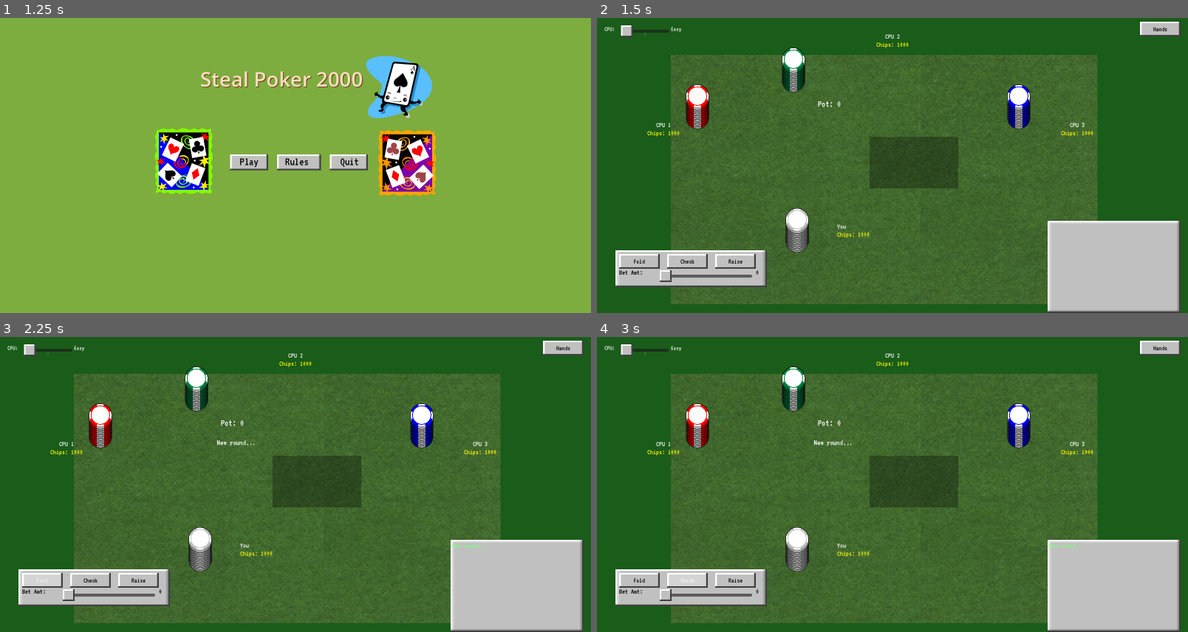
Above: before the commit, frames 1-4 (two rows, left to right).
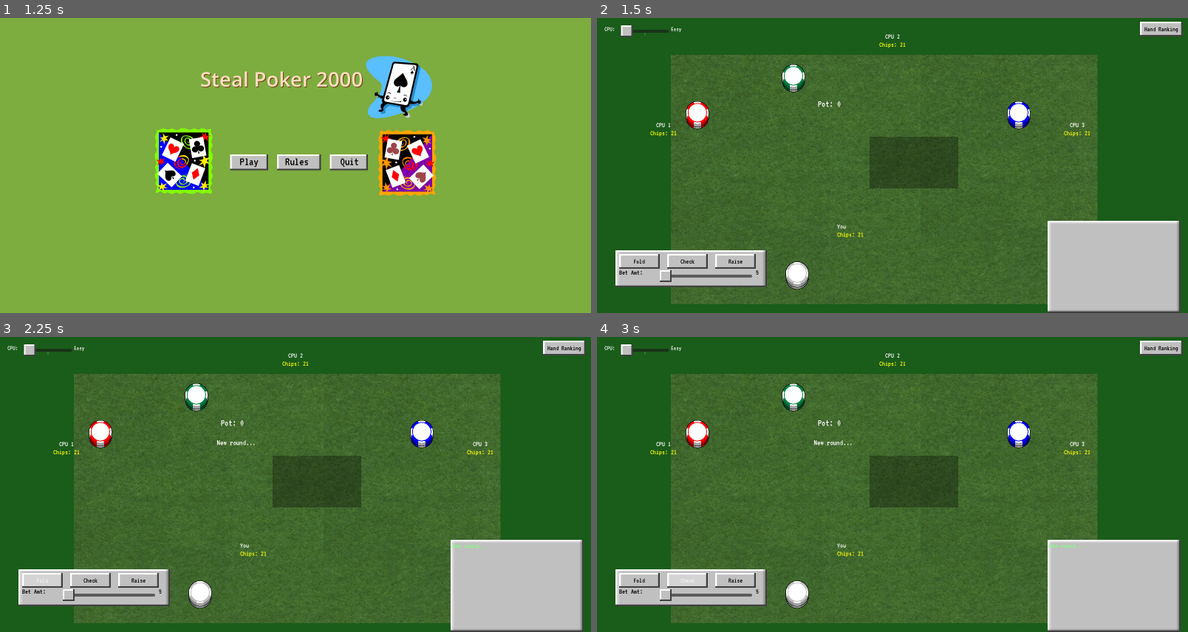
Above: after the commit, the same moments.

Repository: AzureJames/poker-stl
Game: Godot game, scene res://scene/main.tscn
Same seed, same stepped clock (60 frames per second), same inputs: the game is played once before the commit and once after it.
Inputs:
- Up to frame 1 (1.25 s): click "Hands" (after the commit: "Hand Ranking") at 0.5 s
- Up to frame 2 (1.5 s): click "Play" at 1.25 s
- Up to frame 3 (2.25 s): click "Fold" at 2 s
- Up to frame 4 (3 s): click "Check" at 2.75 s

Frame 1 is identical in both runs. In frame 2, 2.5% of the frame differs, in the area x 8-100%, y 1-92%; in frame 3, 2.5%; in frame 4, 2.5%.

Commit message:
works ok

Diff:
--- a/script/chip_manager.gd
+++ b/script/chip_manager.gd
@@ -7,7 +7,7 @@
 var _atlas: Texture2D
 
 const PILE_POS: Array[Vector2] = [
-	Vector2(510, 565),
+	Vector2(510, 665),
 	Vector2(240, 230),
 	Vector2(500, 130),
 	Vector2(1110, 230),
@@ -104,7 +104,7 @@
 			var chip_in_pile = chip_idx % 8
 			var pile_col = pile % 6
 			var pile_row = pile / 6
-			tr.position = Vector2(pile_col * 48, pile_row * 50 - chip_in_pile * 5)
+			tr.position = Vector2(pile_col * 51, pile_row * 50 - chip_in_pile * 5)
 			_pot_container.add_child(tr)
 			chip_idx += 1
 	while chip_idx < count:
@@ -114,7 +114,7 @@
 		var chip_in_pile = chip_idx % 8
 		var pile_col = pile % 6
 		var pile_row = pile / 6
-		tr.position = Vector2(pile_col * 48, pile_row * 50 - chip_in_pile * 5)
+		tr.position = Vector2(pile_col * 50, pile_row * 50 - chip_in_pile * 5)
 		_pot_container.add_child(tr)
 		chip_idx += 1
 
--- a/script/game_manager.gd
+++ b/script/game_manager.gd
@@ -1,7 +1,7 @@
 extends Control
 
 const NUM_PLAYERS = 4
-const STARTING_CHIPS = 1000
+const STARTING_CHIPS = 21
 
 const ANTE_PERCENT = 0.05
 const MAX_BET = 65
@@ -228,7 +228,7 @@
 	bet_value_label.size = Vector2(80, 40)
 	bet_value_label.add_theme_font_size_override("font_size", 20)
 	bet_value_label.add_theme_color_override("font_color", Color.BLACK)
-	bet_value_label.text = "0"
+	bet_value_label.text = "5"
 	bet_value_label.mouse_filter = Control.MOUSE_FILTER_IGNORE
 	action_bar.add_child(bet_value_label)
 
@@ -398,7 +398,7 @@
 	stealtimer_label.position = Vector2(540, 340)
 	stealtimer_label.size = Vector2(200, 30)
 	stealtimer_label.mouse_filter = Control.MOUSE_FILTER_IGNORE
-	add_child(stealtimer_label)
+	#add_child(stealtimer_label)
 
 	var history_bg = NinePatchRect.new()
 	history_bg.texture = Globals.grey_bevel_normal
@@ -429,7 +429,7 @@
 	poker_hands_image.z_index = 5
 	add_child(poker_hands_image)
 
-	poker_hands_toggle = make_button("Hands", Vector2(1470, 10))
+	poker_hands_toggle = make_button("Hand Ranking", Vector2(1470, 10))
 	poker_hands_toggle.pressed.connect(_toggle_poker_hands)
 	add_child(poker_hands_toggle)
 
@@ -570,6 +570,13 @@
 	if RELEASE_MODE: await get_tree().create_timer(0.9).timeout
 	play_round()
 
+func _only_one_active() -> bool:
+	var count = 0
+	for i in range(NUM_PLAYERS):
+		if !player_folded[i]:
+			count += 1
+	return count <= 1
+
 func play_round():
 	for i in range(NUM_PLAYERS):
 		if player_ai[i]:
@@ -577,11 +584,27 @@
 	await clear_hands()
 	await deal_phase()
 	ante_phase()
+	if _only_one_active():
+		await showdown_phase()
+		await round_end()
+		return
 	await betting_round()
+	if _only_one_active():
+		await showdown_phase()
+		await round_end()
+		return
 	await flop_phase(1)
 	await betting_round()
+	if _only_one_active():
+		await showdown_phase()
+		await round_end()
+		return
 	await discard_phase()
 	await betting_round()
+	if _only_one_active():
+		await showdown_phase()
+		await round_end()
+		return
 	await steal_phase()
 	await flop_phase(2)
 	await showdown_phase()
@@ -1290,6 +1313,10 @@
 		$ChipManager.update_player_pile(winner, player_chips[winner])
 		$ChipManager.update_pot(0)
 		_announce("%s wins (everyone folded)!" % player_names[winner], 45)
+		if player_names[winner] == "You":
+			_announce("%s win (everyone folded)!" % player_names[winner], 45)
+		else:
+			_announce("%s wins (everyone folded)!" % player_names[winner], 45)
 		$SoundManager.play_win()
 		return
 
@@ -1336,9 +1363,7 @@
 	if active <= 1 and player_bankrupt:
 		end_label.text = "Game Over! %s wins!" % player_names[last_player]
 		end_label.visible = true
-		return
-
-	if player_bankrupt:
+	elif player_bankrupt:
 		_announce("You lose!")
 		end_label.text = "You're out of chips! Press New Round to restart."
 		end_label.visible = true
@@ -1516,7 +1541,7 @@
 func hand_result_name(result: Dictionary) -> String:
 	var name = Globals.HAND_NAME[result.type]
 	if !result.ranks.is_empty():
-		if result.type == Globals.HandType.PAIR:
+		if result.type == Globals.HandType.PAIR or result.type == Globals.HandType.THREE_OF_KIND or result.type == Globals.HandType.FOUR_OF_KIND:
 			name += " (%s)" % Globals.RANK_NAME.get(result.ranks[0], "?")
 		else:
 			name += " (%s)" % _rank_str(result.ranks)
